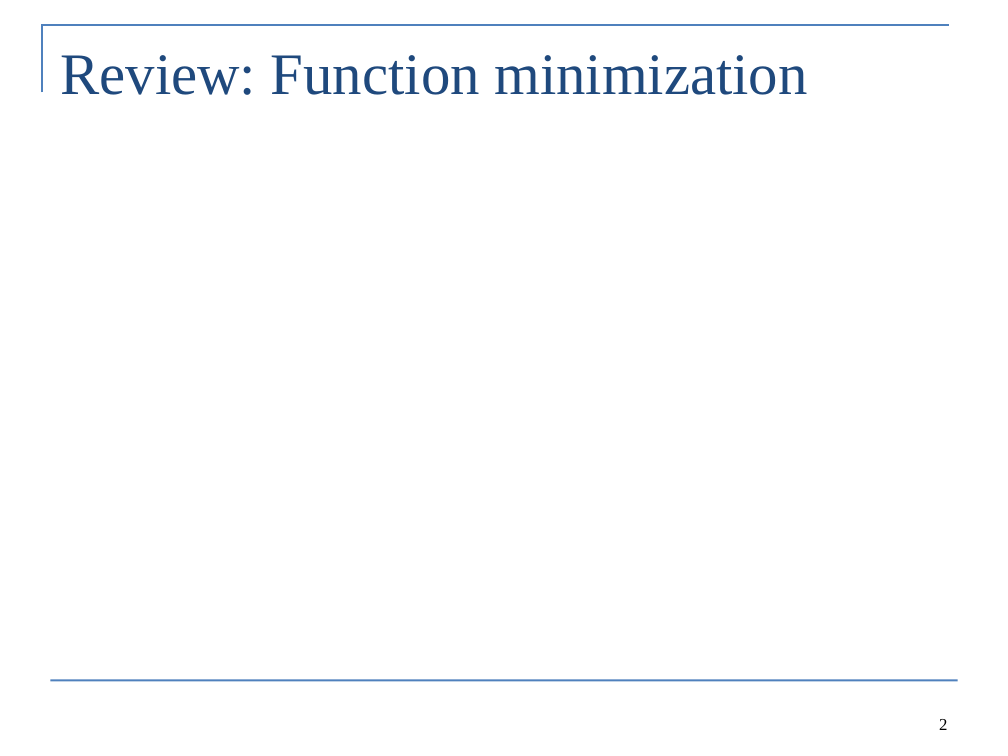
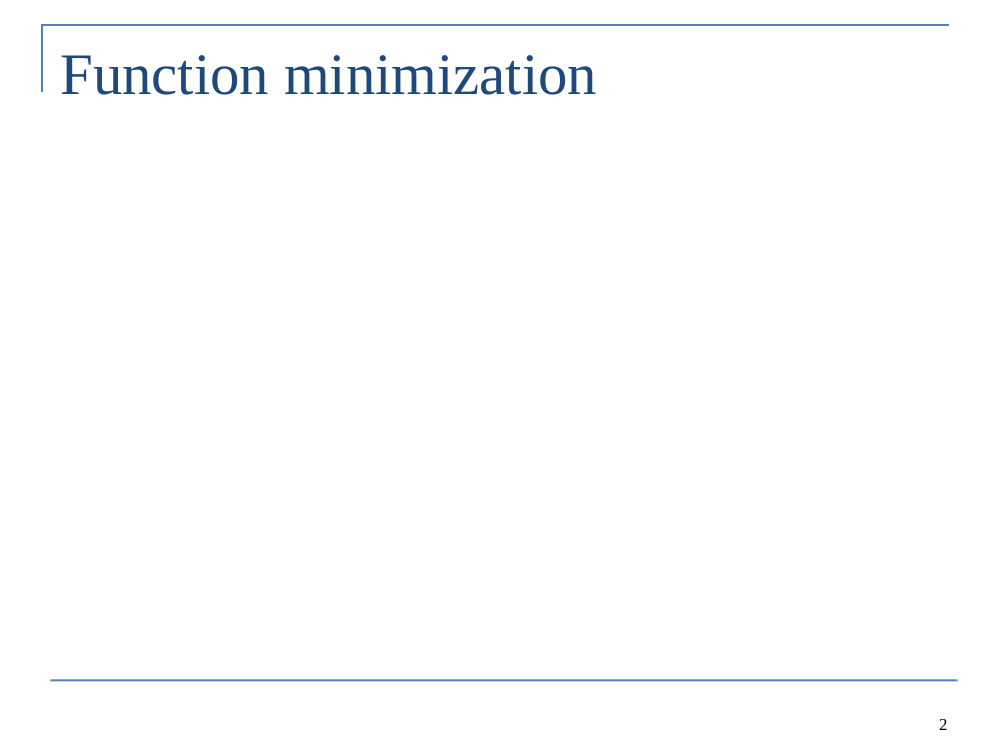
Before and after one commit to Cole-Monnahan-NOAA/tmb_workshop, a slide deck: slide 2 of day1/lecture1_optimization_eng.pptx. Drawn at 1008x756 pixels with LibreOffice and Linux fonts; fonts in the diff are those of the drawing; grey boxes stand for pictures. Boxes give left, top, right and bottom in pixels: in the first picture for what was removed or moved away, otherwise in the second. Text is boxed around its words. In the diff, an @@ line names an element or a change of style, - is before the commit and + after.

```diff
--- a/day1/lecture1_optimization_eng.pptx
+++ b/day1/lecture1_optimization_eng.pptx
@@ title at box(60, 55, 597, 95): text changed @@
-Review: Function minimization
+Function minimization
```
Also in this commit, not shown: 4 other slides changed, 3 slides added, 5 other files.
